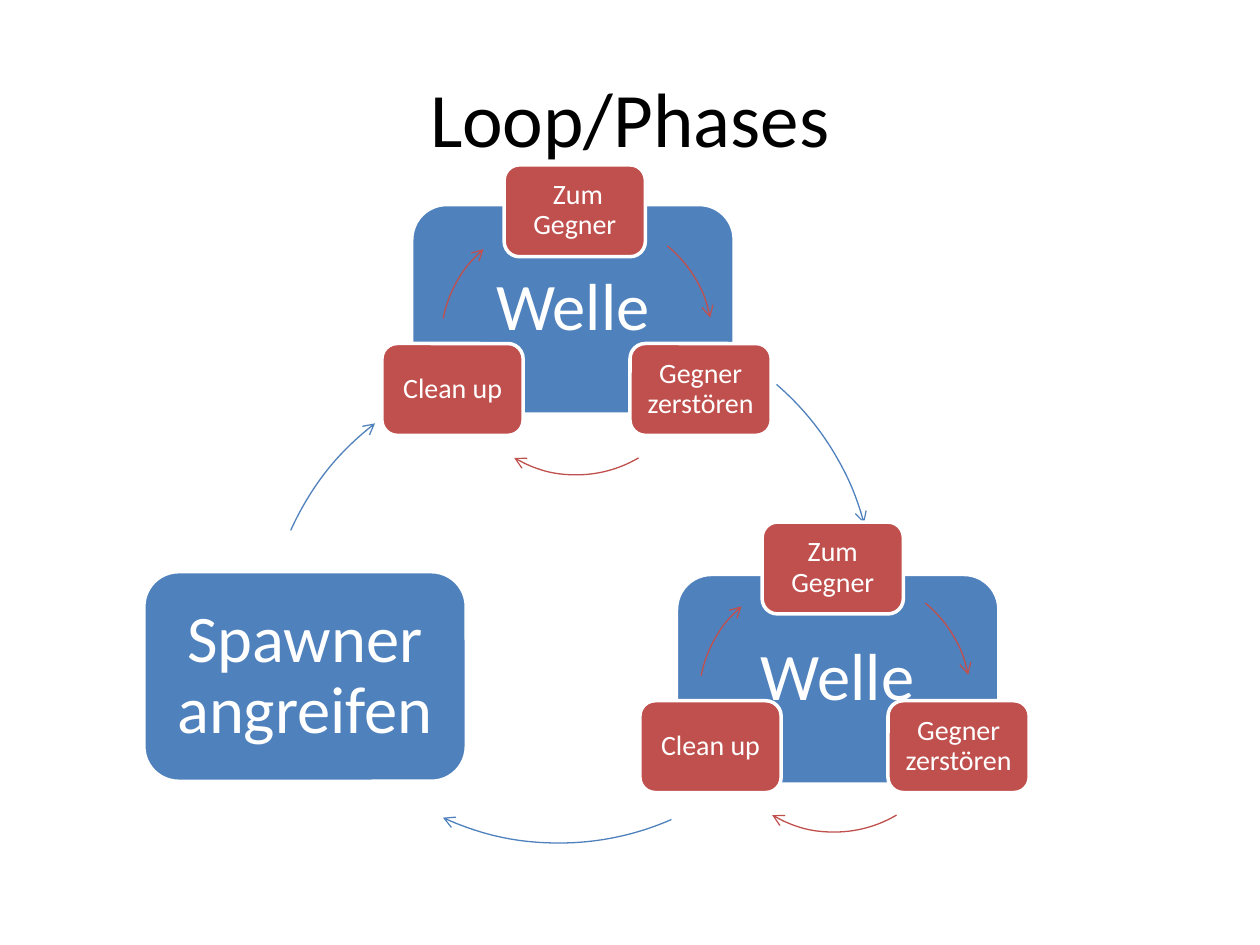
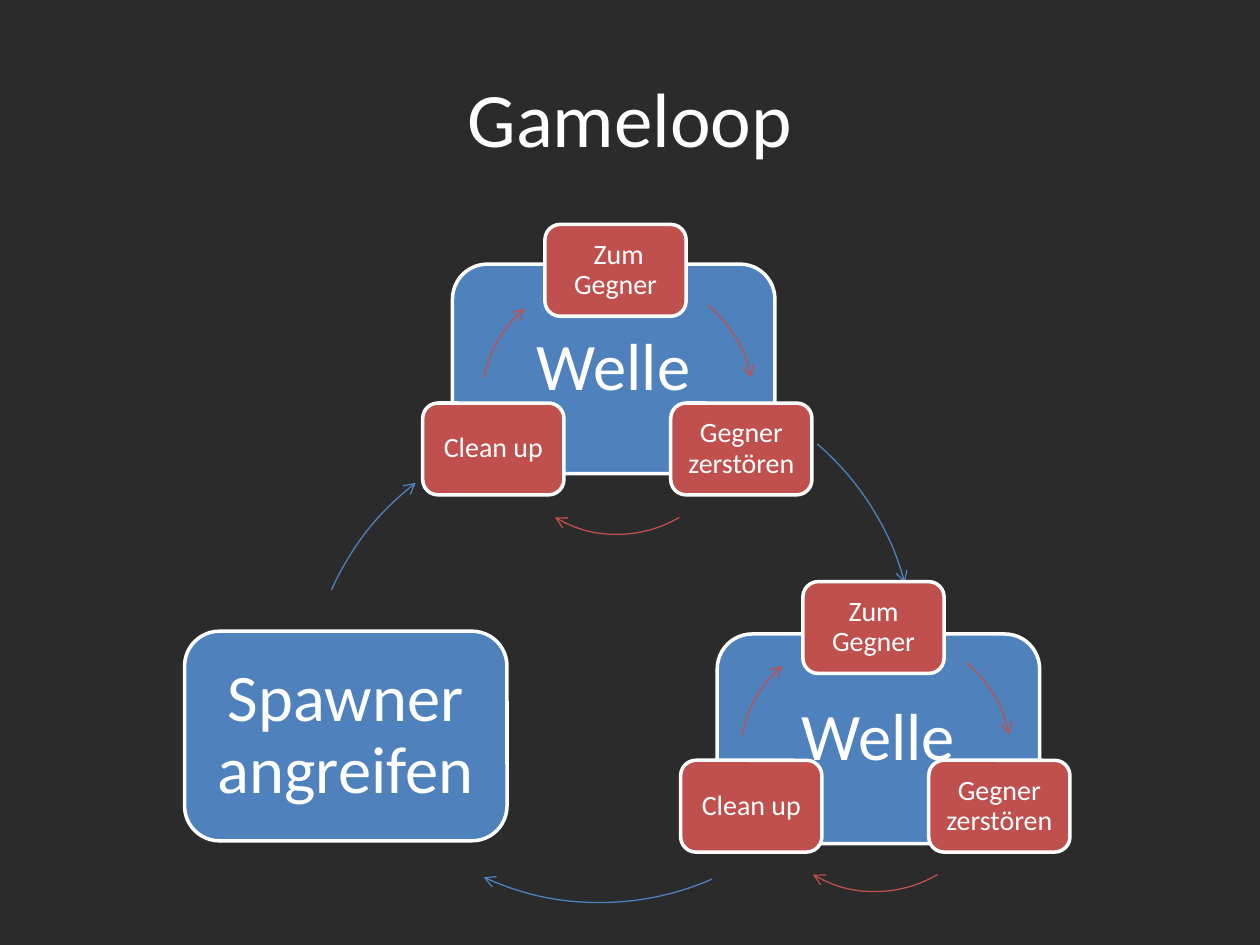
Before and after one commit to Assertores/HammerMan, a slide deck: slide 9 of Documentation/Hammer Man.pptx. Drawn at 1260x945 pixels with LibreOffice and Linux fonts; fonts in the diff are those of the drawing; background and template pictures are left out; a plain dark background stands for a picture behind light text. Boxes give left, top, right and bottom in pixels: in the first picture for what was removed or moved away, otherwise in the second. Text is boxed around its words. In the diff, an @@ line names an element or a change of style, - is before the commit and + after.

```diff
--- a/Documentation/Hammer Man.pptx
+++ b/Documentation/Hammer Man.pptx
@@ background #FFFFFF to picture (left out) @@
@@ title at (x1=468, y1=93, x2=792, y2=160): text changed; text colour #000000 to #FFFFFF @@
-Loop/Phases
+Gameloop
@@ freeform shape moved from (x1=454, y1=231, x2=698, y2=475) to (x1=481, y1=280, x2=726, y2=524) @@
@@ freeform shape moved from (x1=441, y1=219, x2=685, y2=464) to (x1=495, y1=290, x2=740, y2=534) @@
@@ freeform shape moved from (x1=315, y1=316, x2=874, y2=876) to (x1=320, y1=344, x2=879, y2=903) @@
@@ freeform shape moved from (x1=280, y1=284, x2=839, y2=843) to (x1=355, y1=377, x2=915, y2=936) @@
@@ 9 texts, 9 rounded rectangles, 3 freeform shapes moved together from (x1=144, y1=165, x2=1029, y2=925) to (x1=184, y1=224, x2=1070, y2=945) @@
@@ freeform shape moved from (x1=712, y1=587, x2=956, y2=832) to (x1=740, y1=636, x2=984, y2=881) @@
@@ freeform shape moved from (x1=699, y1=577, x2=944, y2=822) to (x1=752, y1=646, x2=997, y2=891) @@
```
Also in this commit, not shown: 10 other slides changed, 3 slides added, 2 slides removed, 5 other files.
